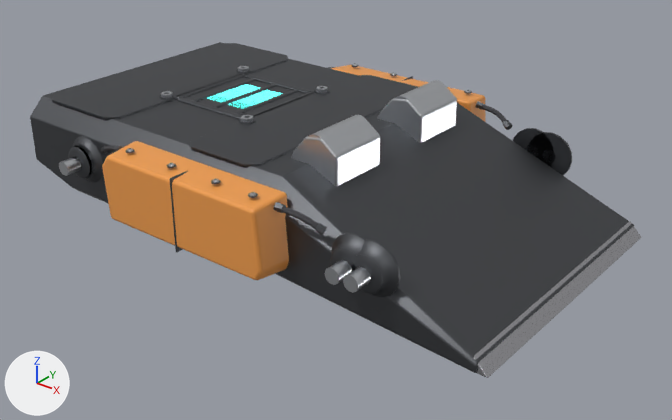
The glTF model Arena/assets/parts/chassis/wedge.glb, before and after one commit.
Rendered twice from a 50 mm camera at (0.895, -1.089, 0.589) aimed at (0.037, -0.017, -0.075). Every picture has the same lights, and +X, +Y and +Z are marked at lower left. The first picture is the older version. Vertices at exactly the same position are counted once.

Names of what the first picture shows: 'body'.
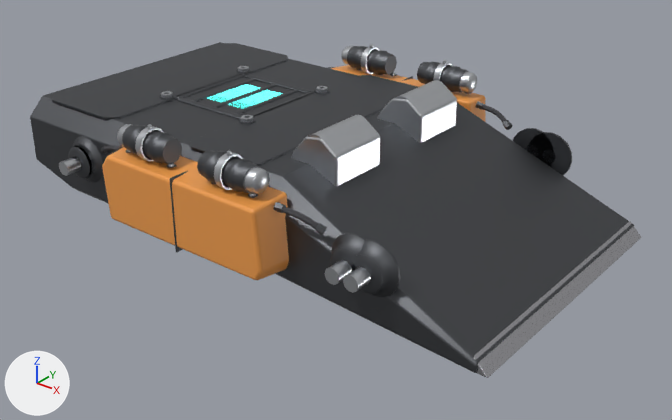
The edits, one by one:
me_body is used by ob_body; location (0.0, 0.0, 0.0).
me_body had 4342 vertices, 8280 faces and spanned x -0.47..0.453, y -0.3..0.3, z -0.096..0.117.
me_body now has 5586 vertices, 10728 faces and spans x -0.47..0.453, y -0.3..0.3, z -0.096..0.117.
me_body part 1: a new loose piece of 243 vertices spanning x -0.168..-0.062, y 0.245..0.291, z 0.06..0.106.
me_body part 2: a new loose piece of 243 vertices spanning x 0.008..0.114, y 0.245..0.291, z 0.06..0.106.
me_body part 3: a new loose piece of 243 vertices spanning x -0.168..-0.062, y -0.291..-0.245, z 0.06..0.106.
me_body part 4: a new loose piece of 243 vertices spanning x 0.008..0.114, y -0.291..-0.245, z 0.06..0.106.
me_body part 5: a new loose piece of 48 vertices spanning x -0.113..-0.101, y 0.243..0.294, z 0.057..0.108, in mat_steel (light grey #cbced3).
me_body part 6: a new loose piece of 48 vertices spanning x 0.047..0.059, y 0.243..0.294, z 0.057..0.108, in mat_steel (light grey #cbced3).
me_body part 7: a new loose piece of 48 vertices spanning x -0.113..-0.101, y -0.294..-0.243, z 0.057..0.108, in mat_steel (light grey #cbced3).
me_body part 8: a new loose piece of 48 vertices spanning x 0.047..0.059, y -0.294..-0.243, z 0.057..0.108, in mat_steel (light grey #cbced3).
Other edits to the shape of me_body do not show in these pictures.

Location of each change, (x1, y1, x2, y2) in pixels of the pictures (672 x 420 px):
part 1 of me_body, added: after (341, 46, 397, 75)
part 2 of me_body, added: after (417, 62, 477, 93)
part 3 of me_body, added: after (117, 124, 182, 164)
part 4 of me_body, added: after (197, 151, 270, 194)
part 5 of me_body, added: after (360, 46, 379, 74)
part 6 of me_body, added: after (433, 62, 453, 81)
part 7 of me_body, added: after (135, 126, 164, 162)
part 8 of me_body, added: after (214, 152, 243, 190)
